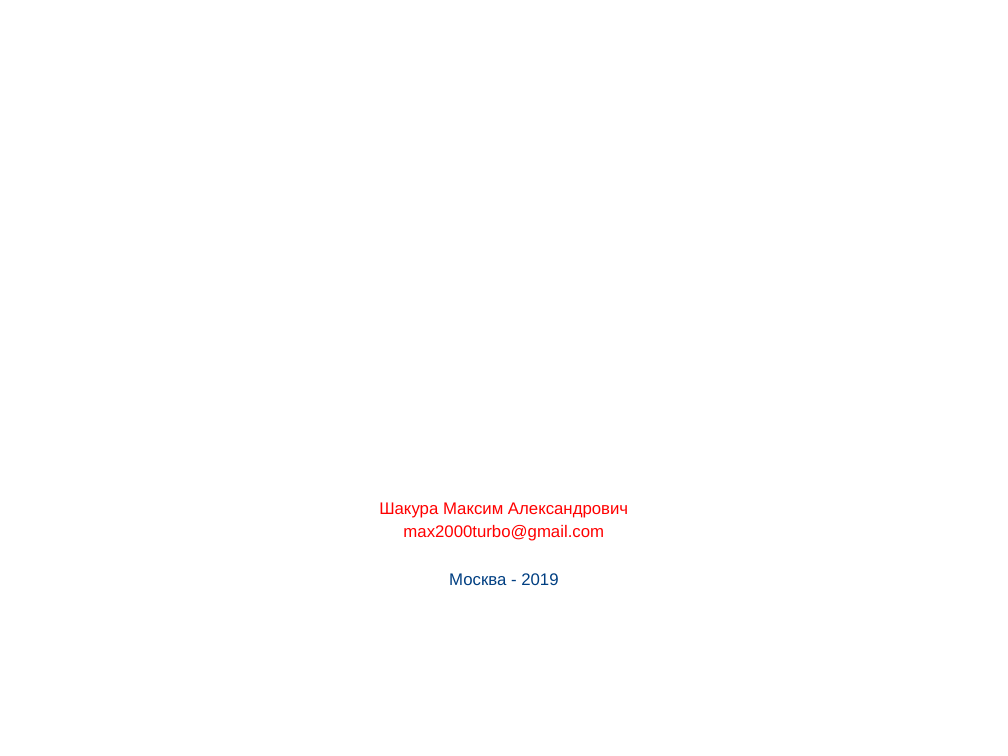
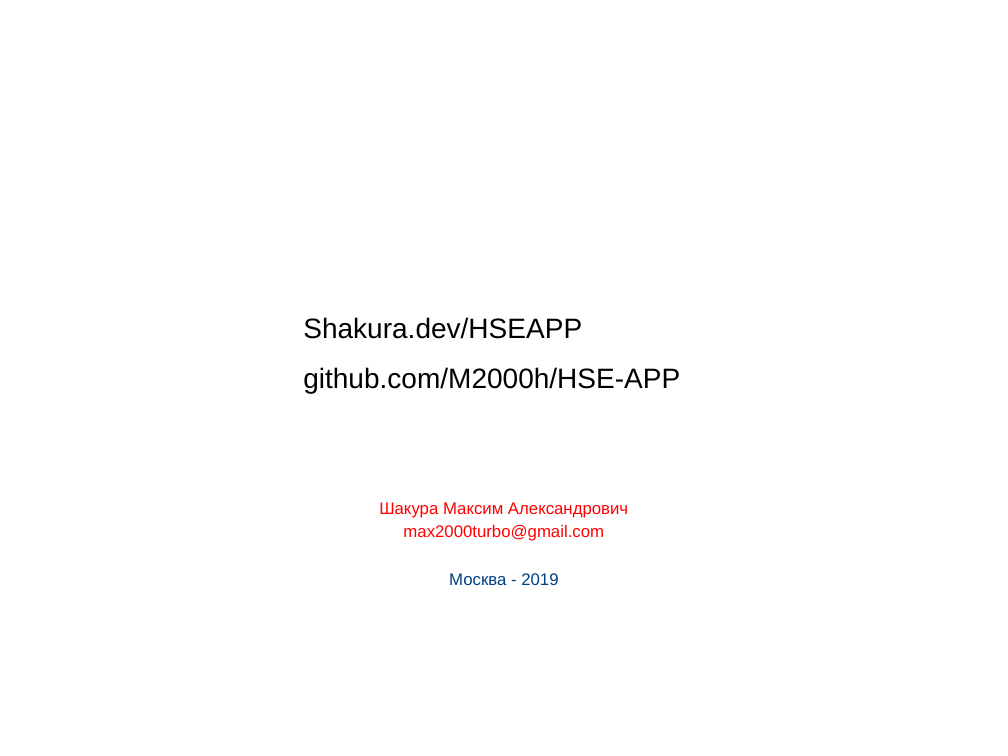
Before and after one commit to M2000h/HSE-APP, a slide deck: slide 21 of Презентация.pptx (slide 19 before the commit). Drawn at 1008x756 pixels with LibreOffice and Linux fonts; fonts in the diff are those of the drawing; background and template pictures are left out. Boxes give left, top, right and bottom in pixels: in the first picture for what was removed or moved away, otherwise in the second. Text is boxed around its words. In the diff, an @@ line names an element or a change of style, - is before the commit and + after.

```diff
--- a/Презентация.pptx
+++ b/Презентация.pptx
@@ text added at box(303, 317, 680, 393), 20 pt, text #000000 @@
+Shakura.dev/HSEAPP
+github.com/M2000h/HSE-APP
```
Also in this commit, not shown: 14 other slides changed, 2 slides added, 2 other files.
